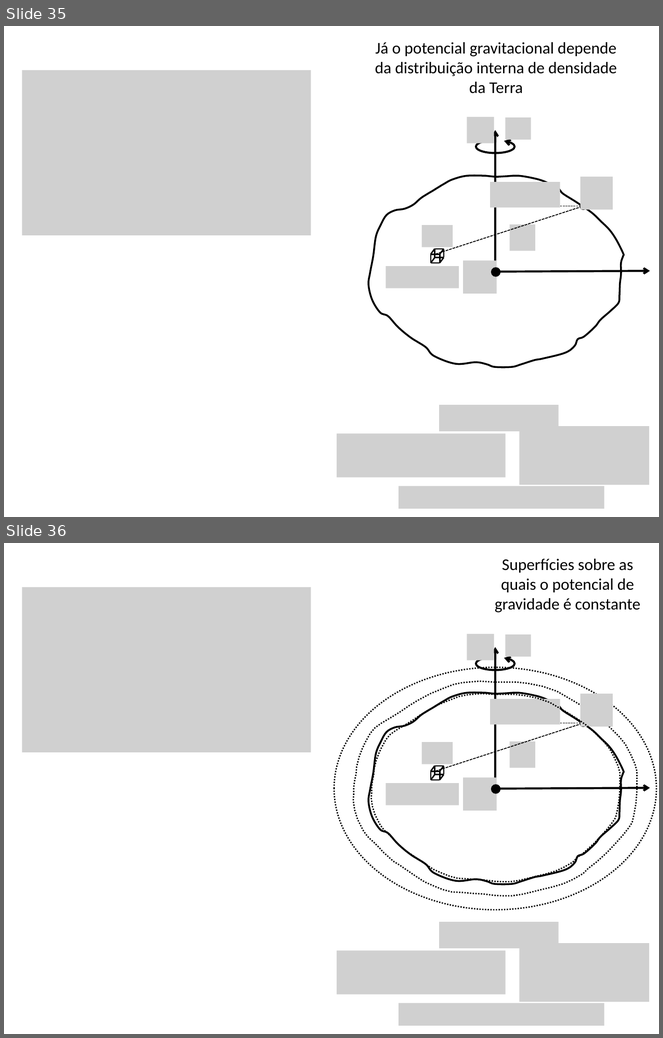
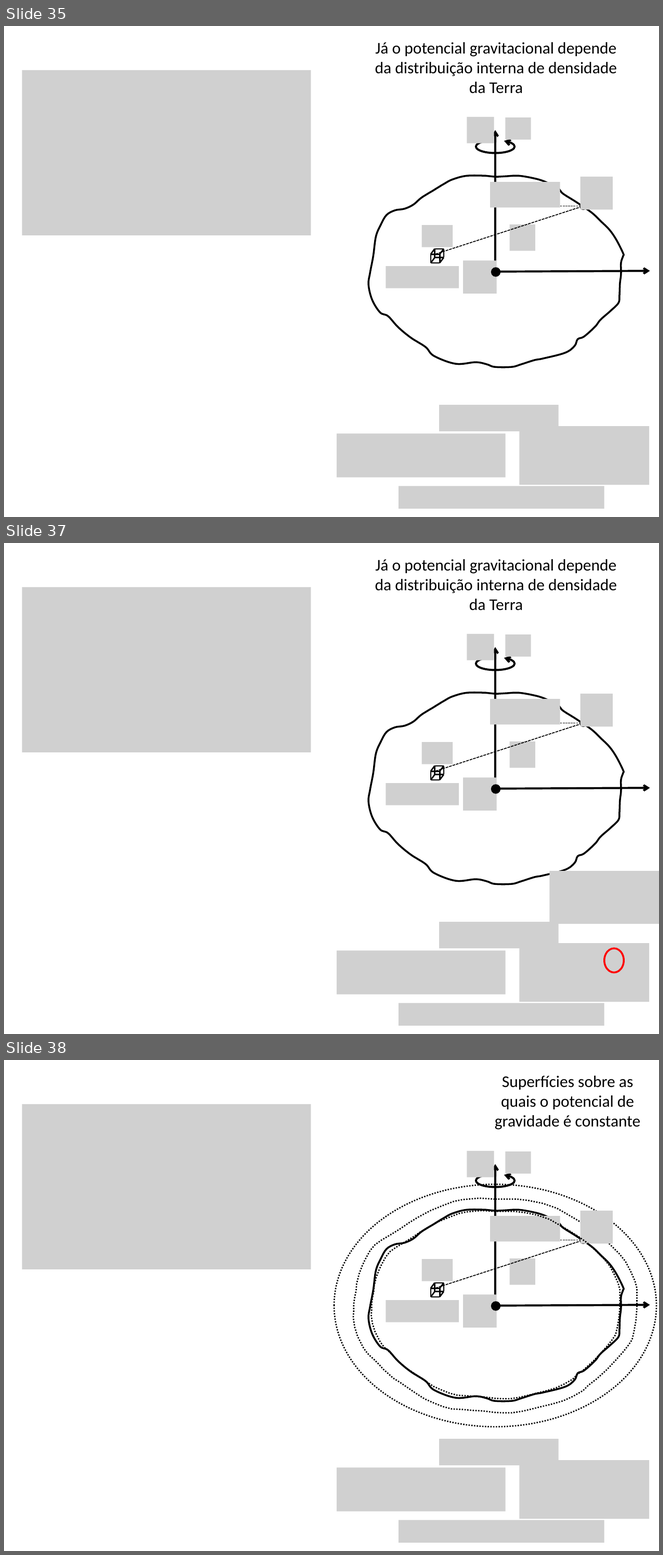
Before and after one commit to pinga-lab/CE-VII-SimBGf-2016, a slide deck: slides/5a_disturbio_gravidade.pptx. Shown one above the other, each under a label of ours: slides 35 and 36 before the commit, slides 35, 37 and 38 after it; the slides between them are not shown. The pictures are 663x1038 and 663x1555 pixels, drawn with LibreOffice and Linux fonts; fonts in the diff are those of the drawing; grey boxes stand for pictures. Boxes give left, top, right and bottom in pixels: in the first picture for what was removed or moved away, otherwise in the second. Text is boxed around its words. In the diff, an @@ line names an element or a change of style, - is before the commit and + after.

```diff
--- a/slides/5a_disturbio_gravidade.pptx
+++ b/slides/5a_disturbio_gravidade.pptx
@@ slide 37 added at [4, 543, 659, 1034], background #FFFFFF @@
@@ text added at [375, 559, 617, 611], 18 pt, text #000000 @@
+Já o potencial gravitacional depende da distribuição interna de densidade da Terra
@@ picture added at [22, 587, 311, 752] @@
@@ picture added at [467, 634, 494, 661] @@
@@ picture added at [505, 635, 531, 657] @@
@@ arrow added from (495, 789) to (495, 647), #000000 2.25 pt @@
@@ arc (boxed as its full ellipse) added at [476, 657, 515, 670], outline #000000 2.25 pt @@
@@ freeform shape added at [369, 692, 624, 884], outline #000000 2 pt @@
@@ picture added at [581, 694, 613, 727] @@
@@ picture added at [490, 699, 560, 724] @@
@@ line added from (436, 771) to (583, 723), #000000 1 pt dashed @@
@@ line added from (584, 723) to (496, 723), #000000 0.75 pt dashed @@
@@ ellipse added at [581, 721, 586, 727], fill #000000, outline #000000 2 pt @@
@@ picture added at [422, 742, 453, 765] @@
@@ picture added at [510, 742, 535, 768] @@
@@ group added at [431, 766, 443, 780]: 12 lines @@
@@ picture added at [386, 783, 460, 806] @@
@@ picture added at [463, 778, 497, 810] @@
@@ ellipse added at [492, 785, 500, 793], fill #000000, outline #000000 2 pt @@
@@ arrow added from (495, 788) to (650, 788), #000000 2.25 pt @@
@@ picture added at [550, 871, 659, 924] @@
@@ picture added at [439, 923, 558, 949] @@
@@ picture added at [520, 943, 649, 1002] @@
@@ picture added at [337, 951, 506, 995] @@
@@ ellipse added at [604, 949, 624, 973], outline #FF0000 2 pt @@
@@ picture added at [399, 1004, 604, 1027] @@
@@ what was slide 36 is now slide 38 @@
```
Also in this commit, not shown: 4 other slides added, 5 other files.
